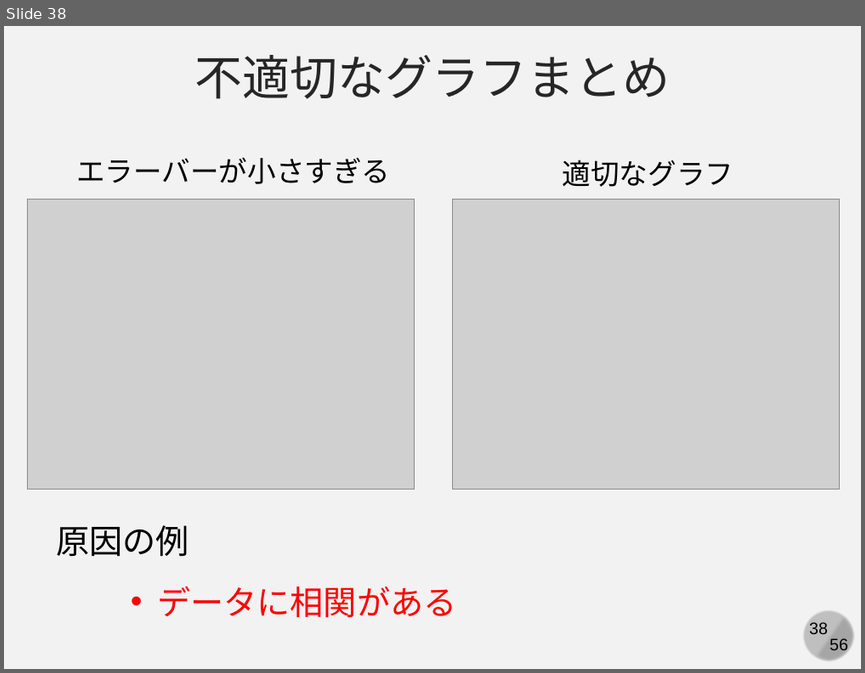
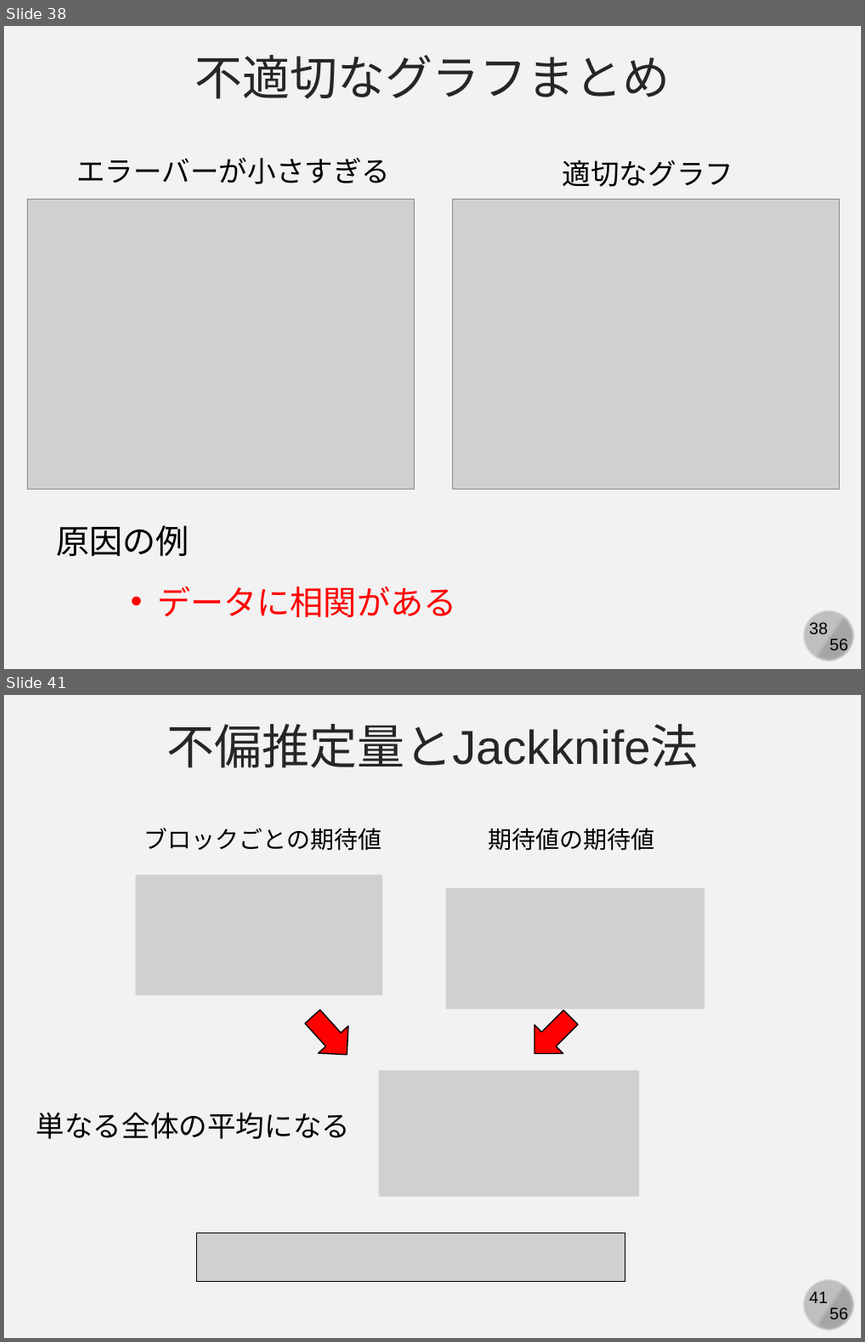
Before and after one commit to kaityo256/simulation_engineering, a slide deck: 03_mc_advanced/simulation03.pptx. Shown one above the other, each under a label of ours: slide 38 before the commit, slides 38 and 41 after it; the slides between them are not shown. The pictures are 865x673 and 865x1342 pixels, drawn with LibreOffice and Linux fonts; fonts in the diff are those of the drawing; grey boxes stand for pictures. Boxes give left, top, right and bottom in pixels: in the first picture for what was removed or moved away, otherwise in the second. Text is boxed around its words. In the diff, an @@ line names an element or a change of style, - is before the commit and + after.

```diff
--- a/03_mc_advanced/simulation03.pptx
+++ b/03_mc_advanced/simulation03.pptx
@@ slide 41 added at (x1=4, y1=695, x2=861, y2=1338), background #F2F2F2; not listed: 4 template elements that a slide beside it also shows @@
@@ text added at (x1=167, y1=724, x2=698, y2=768), 40 pt, text #262626 @@
+不偏推定量とJackknife法
@@ text added at (x1=144, y1=828, x2=382, y2=851), 20 pt, text #000000 @@
+ブロックごとの期待値
@@ text added at (x1=488, y1=828, x2=654, y2=851), 20 pt, text #000000 @@
+期待値の期待値
@@ picture added at (x1=136, y1=875, x2=383, y2=996) @@
@@ picture added at (x1=446, y1=888, x2=705, y2=1009) @@
@@ down arrow added at (x1=297, y1=1003, x2=361, y2=1067), fill #FF0000, outline #000000 1 pt @@
@@ down arrow added at (x1=520, y1=1003, x2=585, y2=1067), fill #FF0000, outline #000000 1 pt @@
@@ picture added at (x1=378, y1=1071, x2=639, y2=1197) @@
@@ text added at (x1=36, y1=1111, x2=351, y2=1139), 24 pt, text #000000 @@
+単なる全体の平均になる
@@ picture added at (x1=196, y1=1232, x2=624, y2=1281) @@
```
Also in this commit, not shown: 2 slides changed, 3 other slides added, 3 other files.
